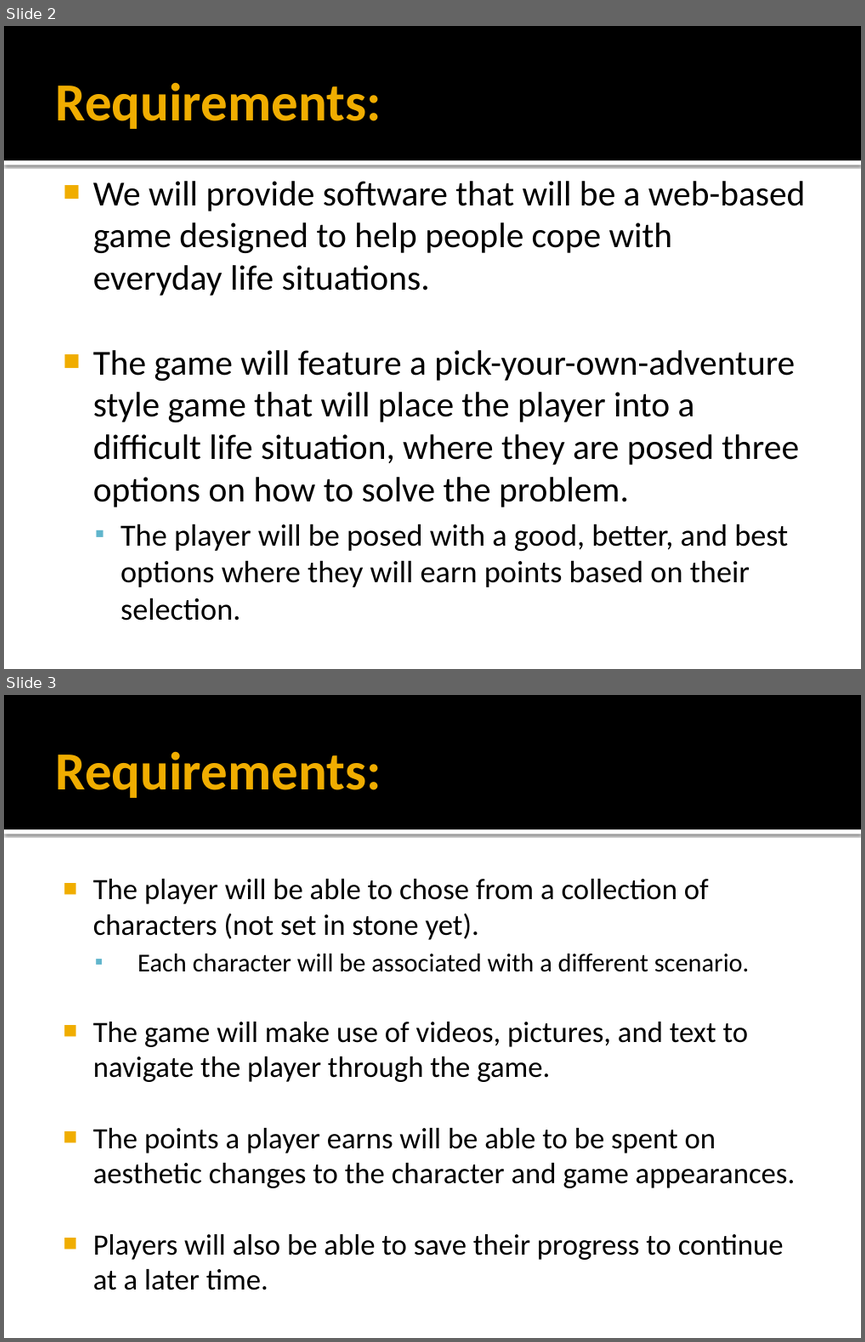
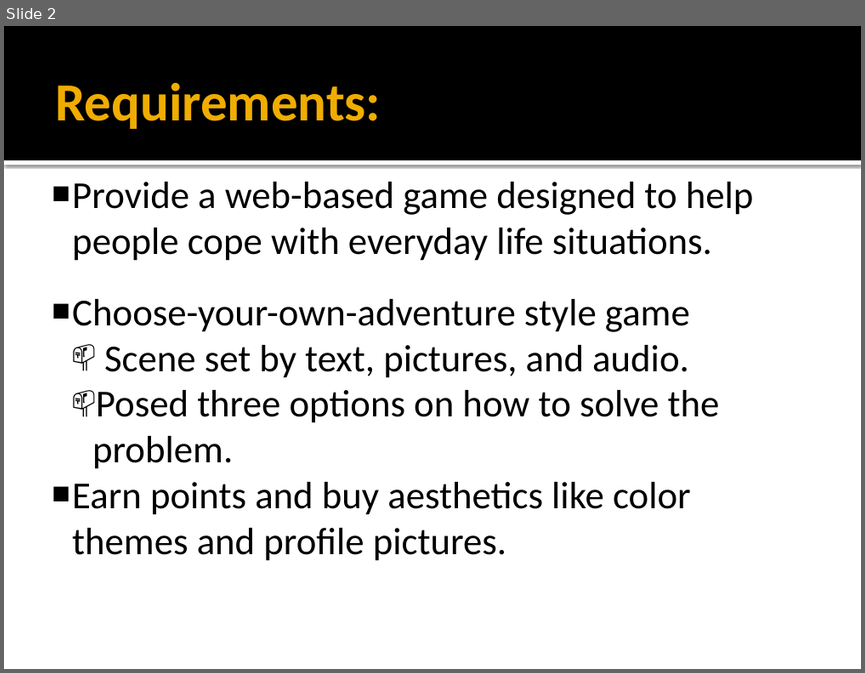
Before and after one commit to GregMartini/pluvali, a slide deck: Documentation/Requirements_PLUVALI _presentation.pptx. Shown one above the other, each under a label of ours: slides 2 and 3 before the commit, slide 2 after it. The pictures are 865x1342 and 865x673 pixels, drawn with LibreOffice and Linux fonts; fonts in the diff are those of the drawing. Boxes give left, top, right and bottom in pixels: in the first picture for what was removed or moved away, otherwise in the second. Text is boxed around its words. In the diff, an @@ line names an element or a change of style, - is before the commit and + after.

Commit message:
Requirements Presentation
I shortened the req. pres. to the title page and one page of
requirements, changing a few things that we had discussed with Katie
before. There are still some sentences, but they're shorter and more to
the point.

```diff
--- a/Documentation/Requirements_PLUVALI _presentation.pptx
+++ b/Documentation/Requirements_PLUVALI _presentation.pptx
@@ slide 3 removed at [4, 695, 861, 1338], background #FFFFFF; not listed: 2 template elements that a slide beside it also shows @@
@@ title removed at [55, 751, 381, 798] @@
-Requirements:
@@ text removed at [93, 879, 795, 1290] @@
-■ The player will be able to chose from a collection of characters (not set in stone yet).
-  ▪ Each character will be associated with a different scenario.
-■ The game will make use of videos, pictures, and text to navigate the player through the game.
-■ The points a player earns will be able to be spent on aesthetic changes to the character and game appearances.
-■ Players will also be able to save their progress to continue at a later time.
@@ slide 2 changed as well @@
@@ text at [72, 182, 754, 561]: text changed; size 29.6 to 32 pt @@
-■ We will provide software that will be a web-based game designed to help people cope with everyday life situations.
-■ The game will feature a pick-your-own-adventure style game that will place the player into a difficult life situation, where they are posed three options on how to solve the problem.
-  ▪ The player will be posed with a good, better, and best options where they will earn points based on their selection.
+■ Provide a web-based game designed to help people cope with everyday life situations.
+■ Choose-your-own-adventure style game
+  📫 Scene set by text, pictures, and audio.
+  📫 Posed three options on how to solve the problem.
+■ Earn points and buy aesthetics like color themes and profile pictures.
```
Also in this commit, not shown: 1 other slide changed.
